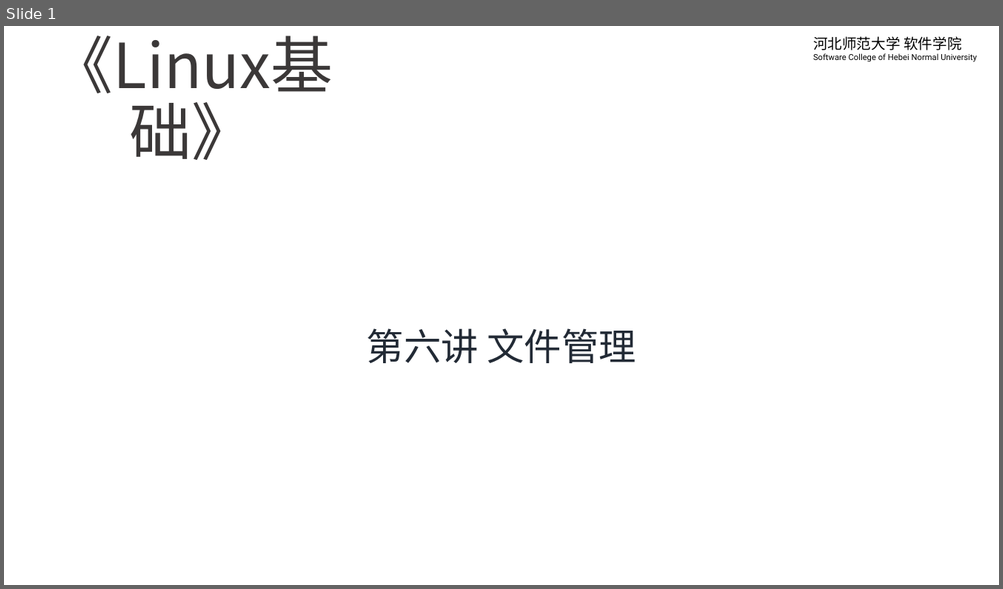
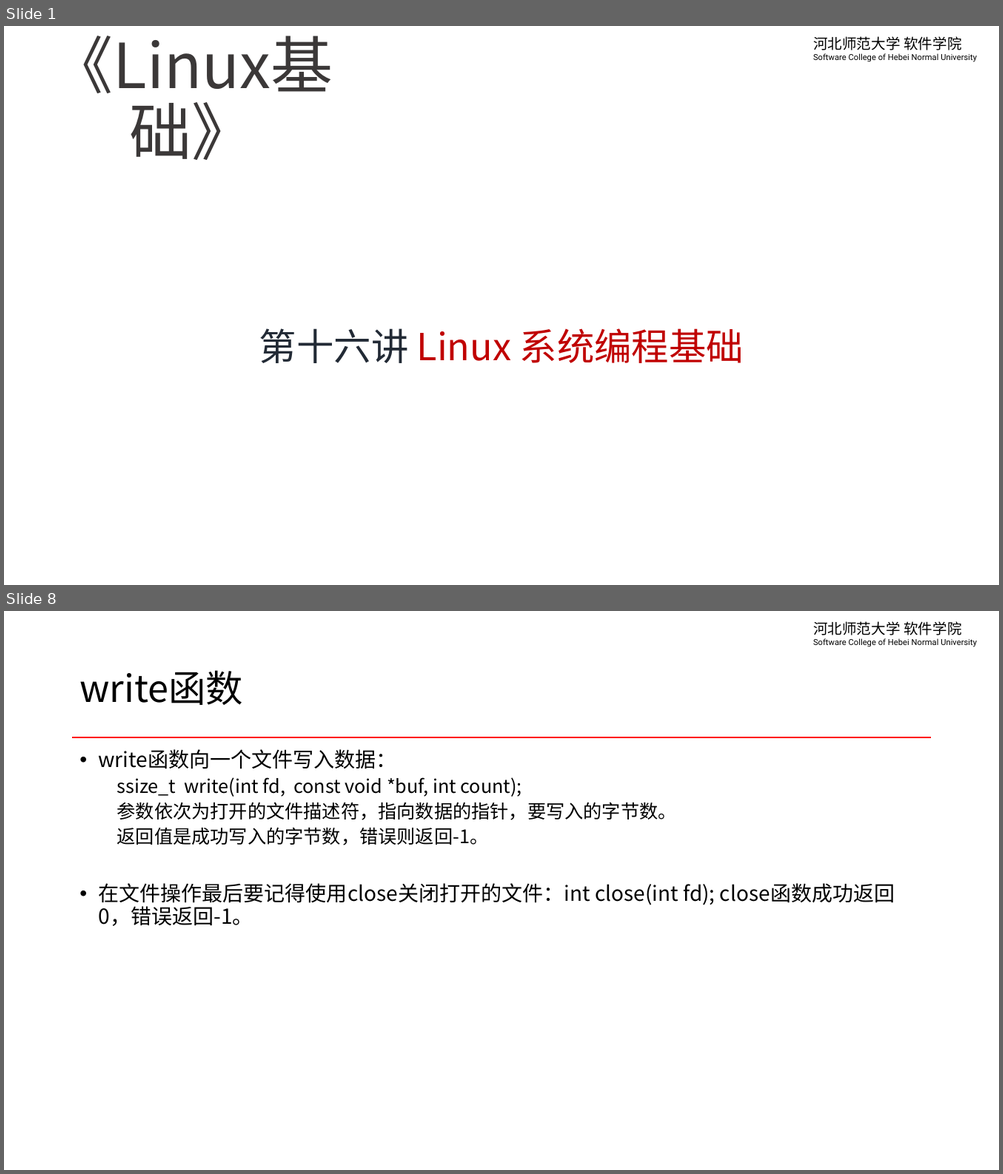
Before and after one commit to edu2act/course-linux-system, a slide deck: materials/slides/ch16-linux-system-programming.pptx. Shown one above the other, each under a label of ours: slide 1 before the commit, slides 1 and 8 after it; the slides between them are not shown. The pictures are 1003x589 and 1003x1174 pixels, drawn with LibreOffice and Linux fonts; fonts in the diff are those of the drawing; background and template pictures are left out. Boxes give left, top, right and bottom in pixels: in the first picture for what was removed or moved away, otherwise in the second. Text is boxed around its words. In the diff, an @@ line names an element or a change of style, - is before the commit and + after.

```diff
--- a/materials/slides/ch16-linux-system-programming.pptx
+++ b/materials/slides/ch16-linux-system-programming.pptx
@@ slide 8 added at (x1=4, y1=611, x2=999, y2=1170), background #FFFFFF; not listed: 1 template element that a slide beside it also shows @@
@@ title added at (x1=79, y1=670, x2=243, y2=705), 36 pt, text #000000 @@
+write函数
@@ line added from (73, 738) to (930, 738), #FF0000 1.5 pt @@
@@ text added at (x1=99, y1=749, x2=714, y2=926), 18 pt, text #000000 @@
+• write函数向一个文件写入数据：
+  ssize_t write(int fd, const void *buf, int count);
+  参数依次为打开的文件描述符，指向数据的指针，要写入的字节数。
+  返回值是成功写入的字节数，错误则返回-1。
+• 在文件操作最后要记得使用close关闭打开的文件：int close(int fd); close函数成功返回0，错误返回-1。
@@ slide 1 changed as well @@
@@ subtitle at (x1=259, y1=329, x2=743, y2=363): text changed; text colour #222A35 to #C00000 @@
-第六讲 文件管理
+第十六讲 Linux 系统编程基础
```
Also in this commit, not shown: 4 other slides changed, 4 other slides added, 8 other files.
